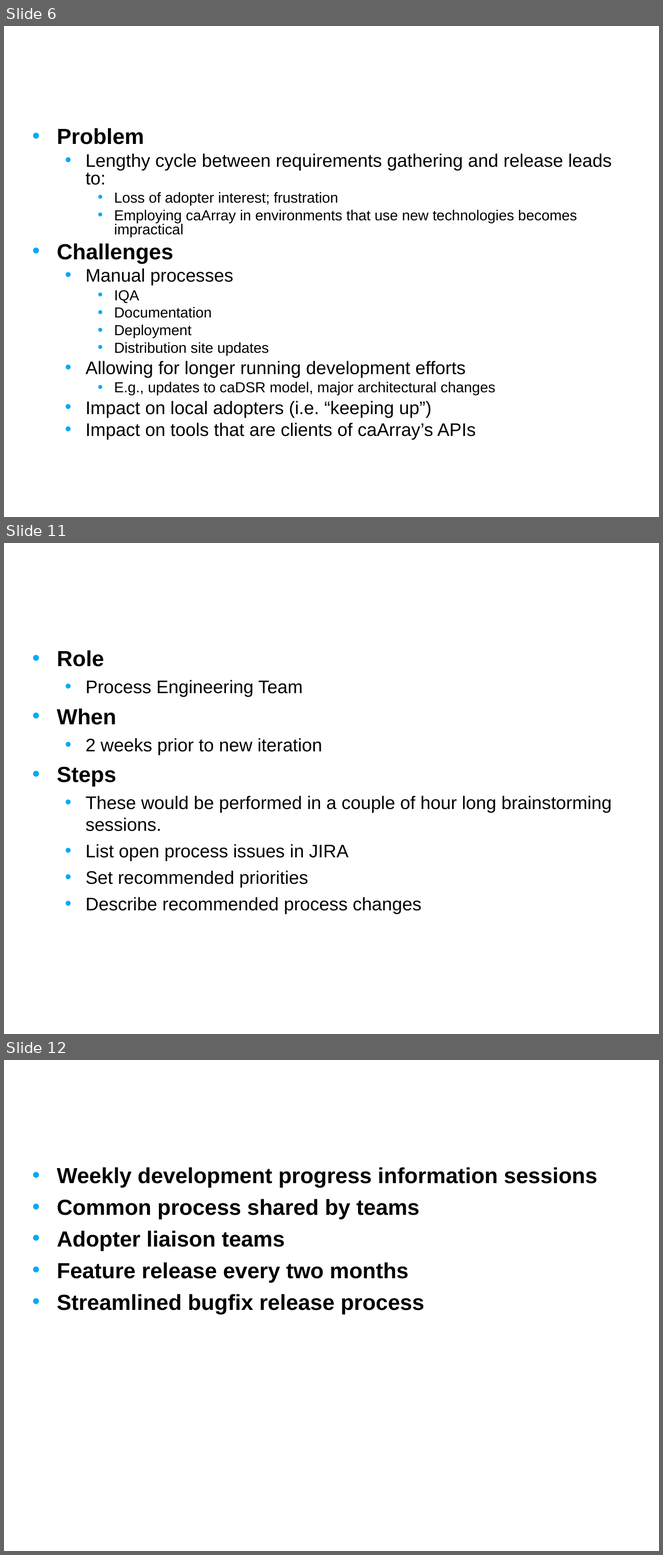
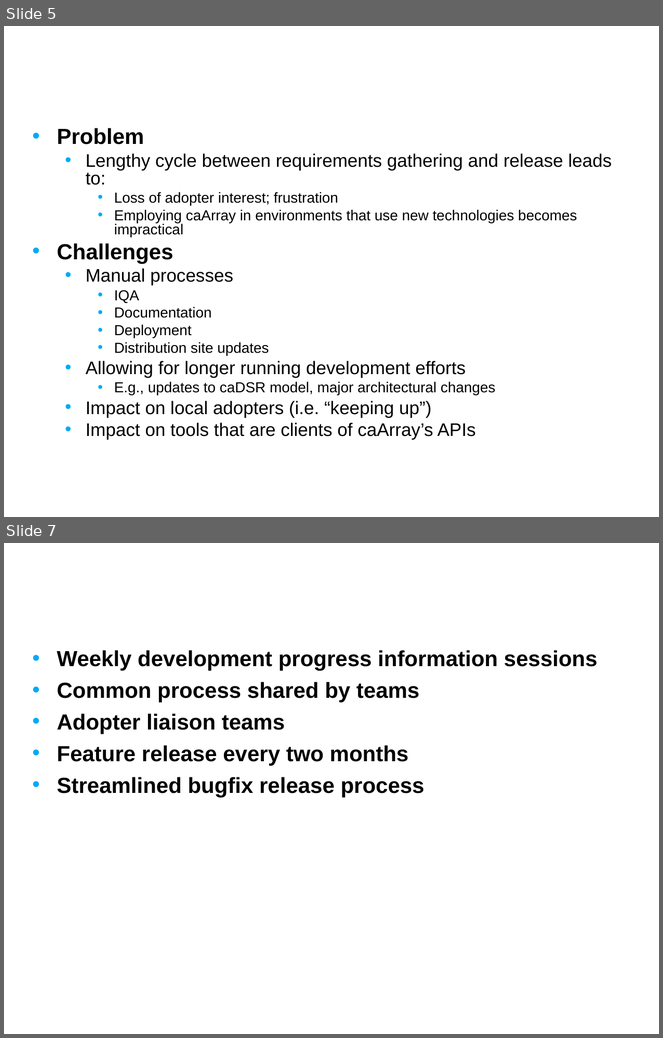
Before and after one commit to NCIP/caarray-docs, a slide deck: environment/references/process_improvement_proposal.ppt. Shown one above the other, each under a label of ours: slides 6, 11 and 12 before the commit, slides 5 and 7 after it; the slides between them are not shown. The pictures are 663x1555 and 663x1038 pixels, drawn with LibreOffice and Linux fonts; fonts in the diff are those of the drawing; background and template pictures are left out. Boxes give left, top, right and bottom in pixels: in the first picture for what was removed or moved away, otherwise in the second. Text is boxed around its words. In the diff, an @@ line names an element or a change of style, - is before the commit and + after.

Commit message:
Split out and revised process governance approach

```diff
--- a/environment/references/process_improvement_proposal.ppt
+++ b/environment/references/process_improvement_proposal.ppt
@@ slide 11 removed at (4, 543, 659, 1034), background picture (left out) @@
@@ title removed at (26, 543, 517, 619) @@
-Process Activity: Review Process Issues
@@ text removed at (57, 650, 612, 914) @@
-• Role
-  • Process Engineering Team
-• When
-  • 2 weeks prior to new iteration
-• Steps
-  • These would be performed in a couple of hour long brainstorming sessions.
-  • List open process issues in JIRA
-  • Set recommended priorities
-  • Describe recommended process changes
@@ what was slide 6 is now slide 5 @@
@@ what was slide 12 is now slide 7 @@
```
Also in this commit, not shown: 2 slides changed, 4 other slides removed, 1 other file.
